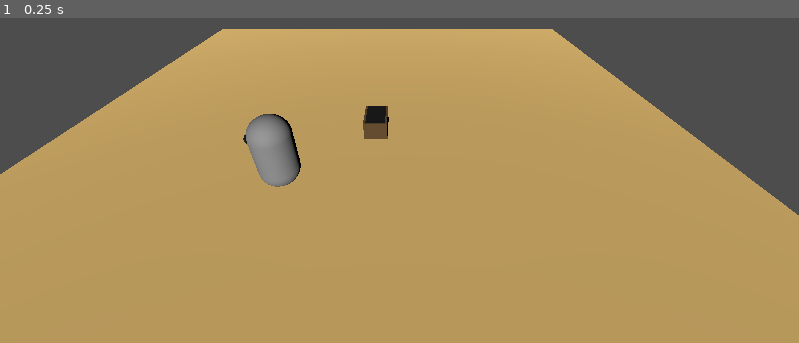
Above: before the commit, frame 1.
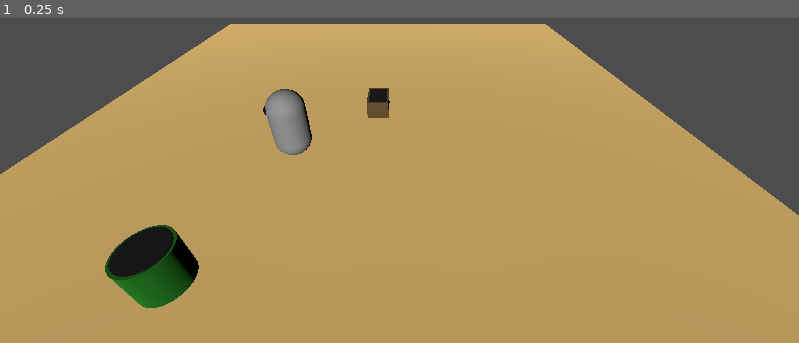
Above: after the commit, the same moment.

Repository: ChiefCharpa/Godot-Overcooked
Game: Godot game, scene res://Level.tscn
Two runs of this game, one before a commit and one after it. Both use one fixed random seed, a clock stepped at 60 frames per second and the inputs below.
Inputs:
- Up to frame 1 (0.25 s): no input

The runs differ from the first frame. In frame 1, 4.8% of the frame differs, in the area x 13-69%, y 1-90%.

Commit message:
Bin
Made bin that works, found bug, you can hold multiple things and get stuck in place

Diff:
--- /dev/null
+++ b/overcooked/Bin.gd
@@ -0,0 +1,14 @@
+extends Area3D
+
+
+# Called when the node enters the scene tree for the first time.
+func _ready():
+	connect("body_entered", _on_body_entered)
+
+func _on_body_entered(body):
+	if body.get("resource_type") and body.resource_type == "Food":
+		var parent = body.get_parent()
+		for child in parent.get_children():
+			if child.name =="Inventory":
+				child.resources_inventory.clear()
+		body.queue_free()  # Deletes the object safely
--- a/overcooked/Level.tscn
+++ b/overcooked/Level.tscn
@@ -1,7 +1,8 @@
-[gd_scene load_steps=6 format=3 uid="uid://dral0g73t3p7"]
+[gd_scene load_steps=7 format=3 uid="uid://dral0g73t3p7"]
 
 [ext_resource type="PackedScene" uid="uid://5aocl1ky0vhb" path="res://vegetable_spawner.tscn" id="1_8o4rb"]
 [ext_resource type="PackedScene" uid="uid://cpvujoa1bpf47" path="res://player.tscn" id="2_7ydw1"]
+[ext_resource type="PackedScene" uid="uid://c5cwrng738u2m" path="res://bin.tscn" id="3_o45tb"]
 
 [sub_resource type="PlaneMesh" id="PlaneMesh_dppq4"]
 
@@ -28,10 +29,13 @@
 transform = Transform3D(1, 0, 0, 0, 1, 0, 0, 0, 1, 0, 0.313928, 0)
 
 [node name="Camera3D" type="Camera3D" parent="."]
-transform = Transform3D(1, 0, 0, 0, 0.819152, 0.573576, 0, -0.573576, 0.819152, 0.731724, 5.74012, 7.58598)
+transform = Transform3D(1, 0, 0, 0, 0.819152, 0.573576, 0, -0.573576, 0.819152, 0.731724, 5.74012, 8.74616)
 
 [node name="DirectionalLight3D" type="DirectionalLight3D" parent="."]
 transform = Transform3D(1, 0, 0, 0, 0.883953, 0.467575, 0, -0.467575, 0.883953, 0, 3.7363, 5.13066)
 
 [node name="Player" parent="." instance=ExtResource("2_7ydw1")]
 transform = Transform3D(-4.37114e-08, 0, 1, 0, 1, 0, -1, 0, -4.37114e-08, -2.28694, 1.12137, 2.23429)
+
+[node name="Bin" parent="." instance=ExtResource("3_o45tb")]
+transform = Transform3D(1, 0, 0, 0, 1, 0, 0, 0, 1, -3.69051, 0.247803, 5.92022)
--- a/overcooked/bin.tscn
+++ b/overcooked/bin.tscn
@@ -1,4 +1,6 @@
-[gd_scene load_steps=6 format=3 uid="uid://c5cwrng738u2m"]
+[gd_scene load_steps=8 format=3 uid="uid://c5cwrng738u2m"]
+
+[ext_resource type="Script" path="res://Bin.gd" id="1_g00s2"]
 
 [sub_resource type="CylinderMesh" id="CylinderMesh_cmtrr"]
 
@@ -12,6 +14,8 @@
 
 [sub_resource type="StandardMaterial3D" id="StandardMaterial3D_j0gcd"]
 albedo_color = Color(0.00566115, 0.00566115, 0.00566115, 1)
+
+[sub_resource type="CylinderShape3D" id="CylinderShape3D_cxu5w"]
 
 [node name="Bin" type="RigidBody3D"]
 
@@ -27,3 +31,10 @@
 transform = Transform3D(0.9, 0, 0, 0, 0.1, 0, 0, 0, 0.9, 0, 0.420318, 0)
 mesh = SubResource("CylinderMesh_tog3p")
 surface_material_override/0 = SubResource("StandardMaterial3D_j0gcd")
+
+[node name="Area3D" type="Area3D" parent="."]
+script = ExtResource("1_g00s2")
+
+[node name="CollisionShape3D" type="CollisionShape3D" parent="Area3D"]
+transform = Transform3D(1, 0, 0, 0, 0.7, 0, 0, 0, 1, 0, 0, 0)
+shape = SubResource("CylinderShape3D_cxu5w")
